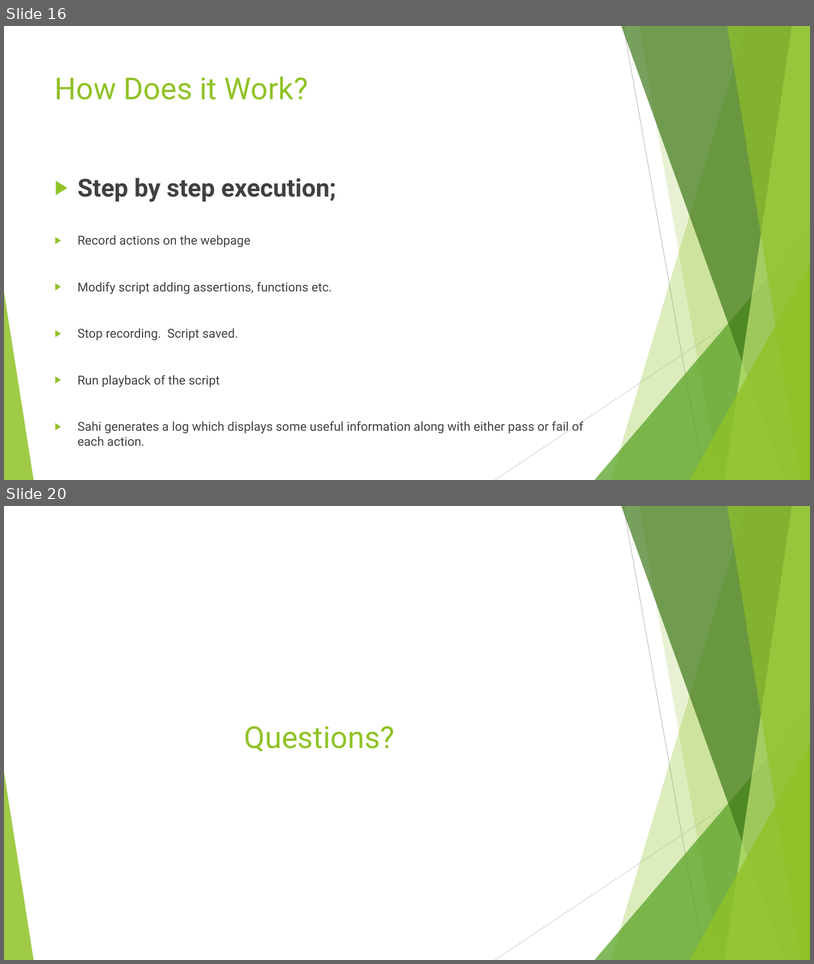
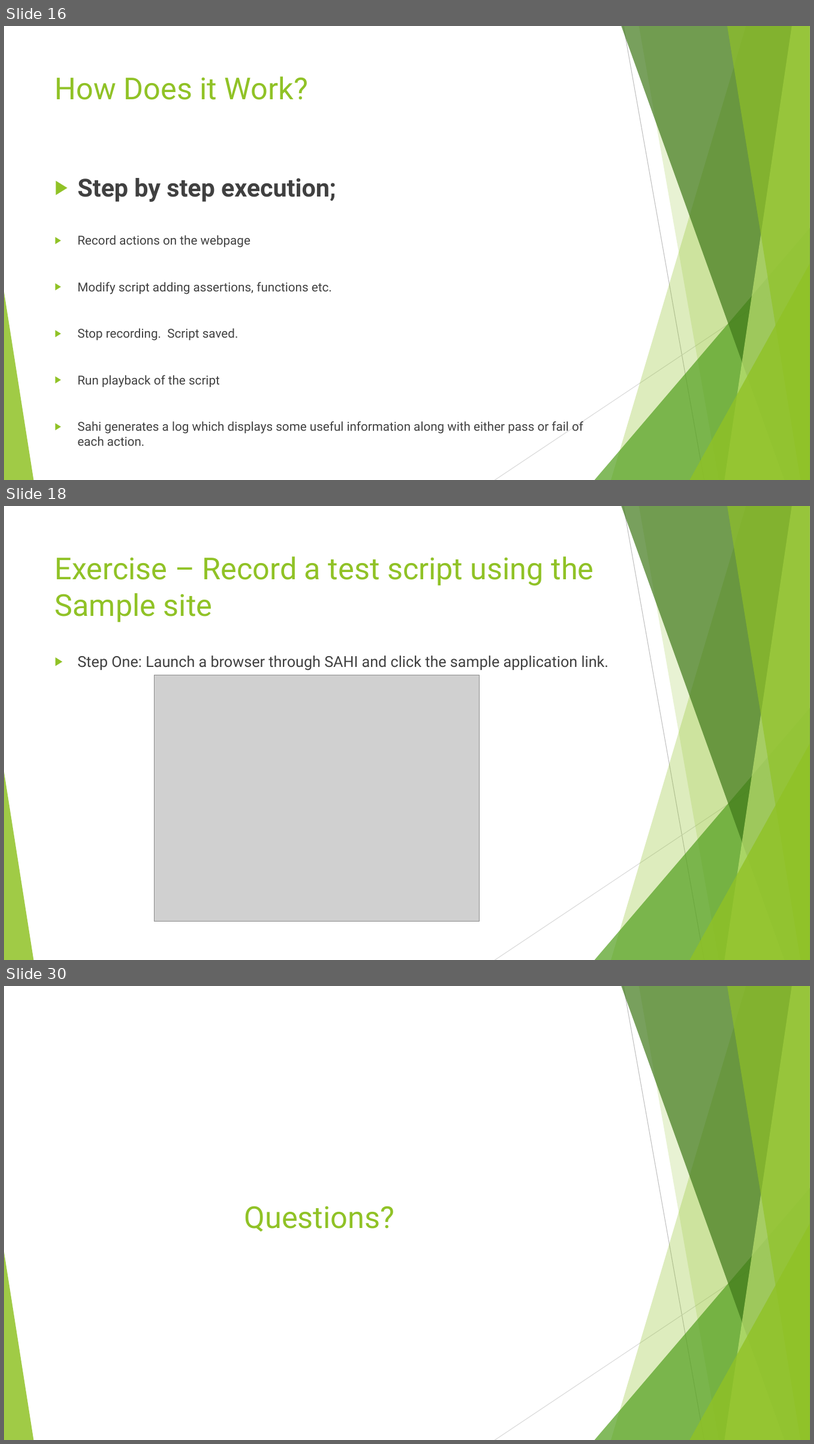
Before and after one commit to JamesDaniel/Software-Quality-Assurance-Group-CA, a slide deck: SQA Presentation_updated.pptx. Shown one above the other, each under a label of ours: slides 16 and 20 before the commit, slides 16, 18 and 30 after it; the slides between them are not shown. The pictures are 814x964 and 814x1444 pixels, drawn with LibreOffice and Linux fonts; fonts in the diff are those of the drawing; grey boxes stand for pictures. Boxes give left, top, right and bottom in pixels: in the first picture for what was removed or moved away, otherwise in the second. Text is boxed around its words. In the diff, an @@ line names an element or a change of style, - is before the commit and + after.

```diff
--- a/SQA Presentation_updated.pptx
+++ b/SQA Presentation_updated.pptx
@@ slide 18 added at [4,506,810,960], background #FFFFFF; not listed: 10 template elements that a slide beside it also shows @@
@@ title added at [55,556,594,622], 36 pt, text #90C226 @@
+Exercise – Record a test script using the Sample site
@@ text added at [78,655,609,670], 18 pt, text #404040 @@
+▶ Step One: Launch a browser through SAHI and click the sample application link.
@@ picture added at [154,675,479,921] @@
@@ what was slide 20 is now slide 30 @@
```
Also in this commit, not shown: 3 slides changed, 10 other slides added, 1 slide removed, 3 other files.
